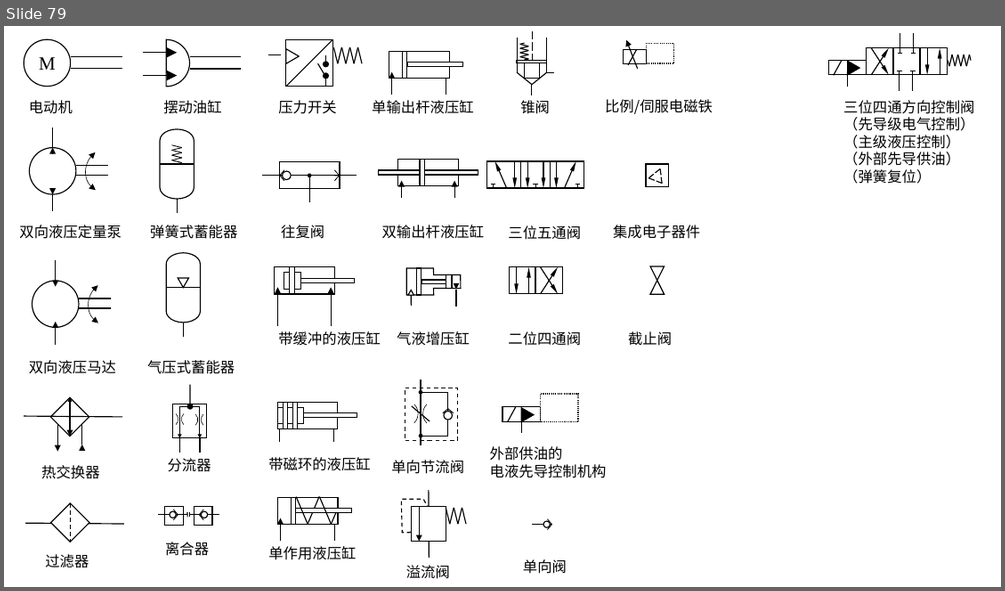
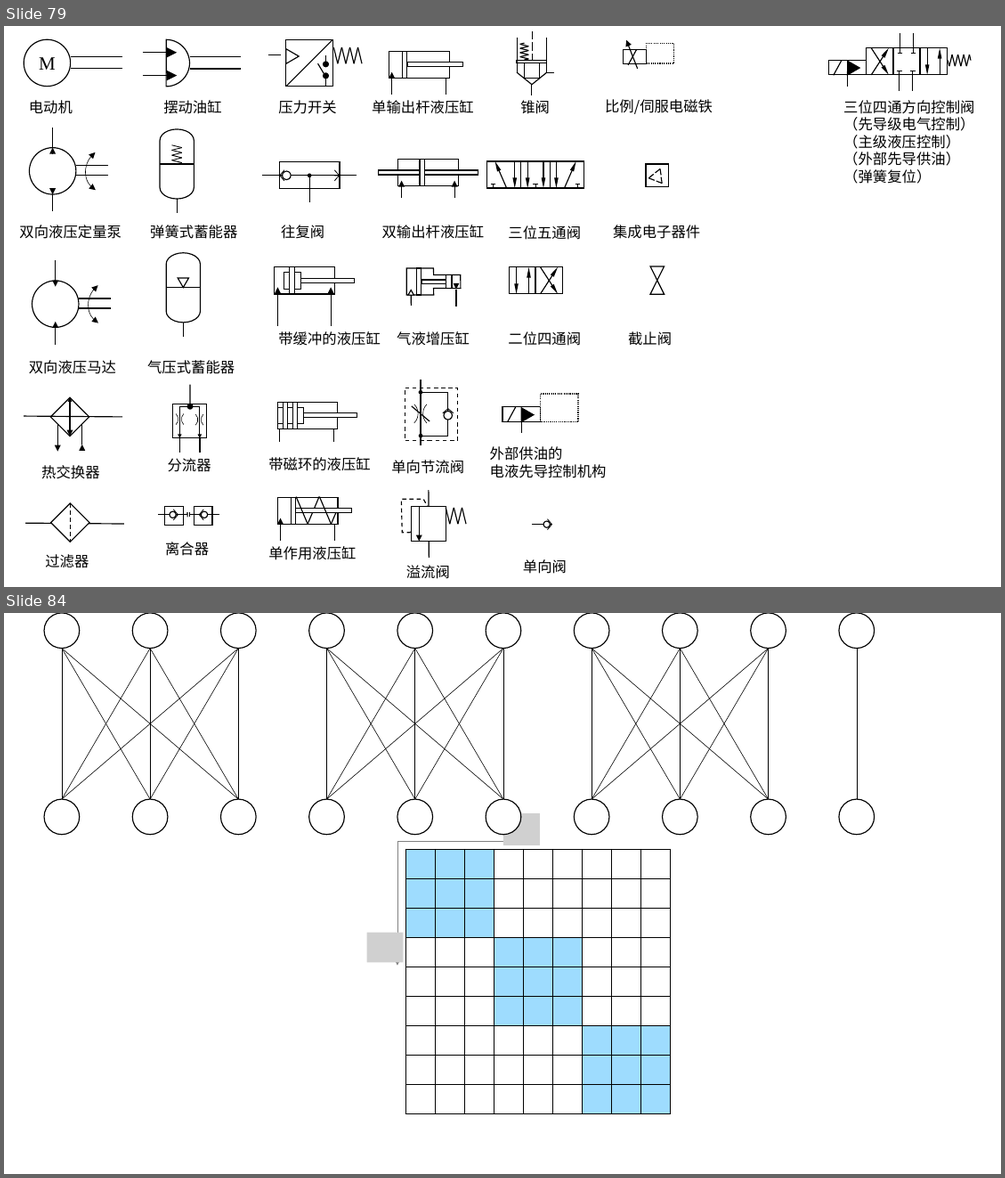
Before and after one commit to clonetimer/pptx, a slide deck: 素材.pptx. Shown one above the other, each under a label of ours: slide 79 before the commit, slides 79 and 84 after it; the slides between them are not shown. The pictures are 1005x591 and 1005x1178 pixels, drawn with LibreOffice and Linux fonts; fonts in the diff are those of the drawing; grey boxes stand for pictures. Boxes give left, top, right and bottom in pixels: in the first picture for what was removed or moved away, otherwise in the second. Text is boxed around its words. In the diff, an @@ line names an element or a change of style, - is before the commit and + after.

```diff
--- a/素材.pptx
+++ b/素材.pptx
@@ slide 84 added at box(4, 613, 1001, 1174), background #FFFFFF @@
@@ ellipse added at box(840, 613, 874, 648), fill #FFFFFF, outline #000000 1 pt @@
@@ group added at box(44, 613, 786, 835): 27 lines, 18 ellipses @@
@@ line added from (857, 648) to (857, 799), #000000 0.5 pt @@
@@ ellipse added at box(840, 799, 874, 835), fill #FFFFFF, outline #000000 1 pt @@
@@ picture added at box(503, 813, 540, 845) @@
@@ arrow added from (397, 842) to (521, 842), #808080 0.5 pt @@
@@ arrow added from (397, 842) to (397, 965), #808080 0.5 pt @@
@@ table added at box(405, 849, 668, 1113), 9 rows, 9 columns @@
+ |  |  |  |  |  |  |  | 
+ |  |  |  |  |  |  |  | 
+ |  |  |  |  |  |  |  | 
+ |  |  |  |  |  |  |  | 
+ |  |  |  |  |  |  |  | 
+ |  |  |  |  |  |  |  | 
+ |  |  |  |  |  |  |  | 
+ |  |  |  |  |  |  |  | 
+ |  |  |  |  |  |  |  | 
@@ picture added at box(367, 933, 403, 962) @@
```
Also in this commit, not shown: 1 slide changed, 10 other slides added.
